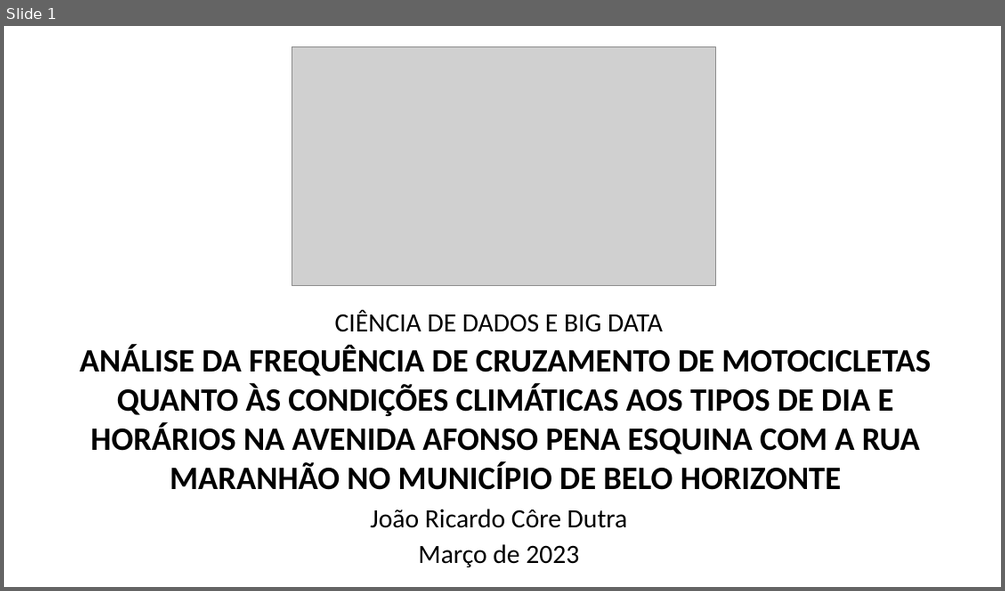
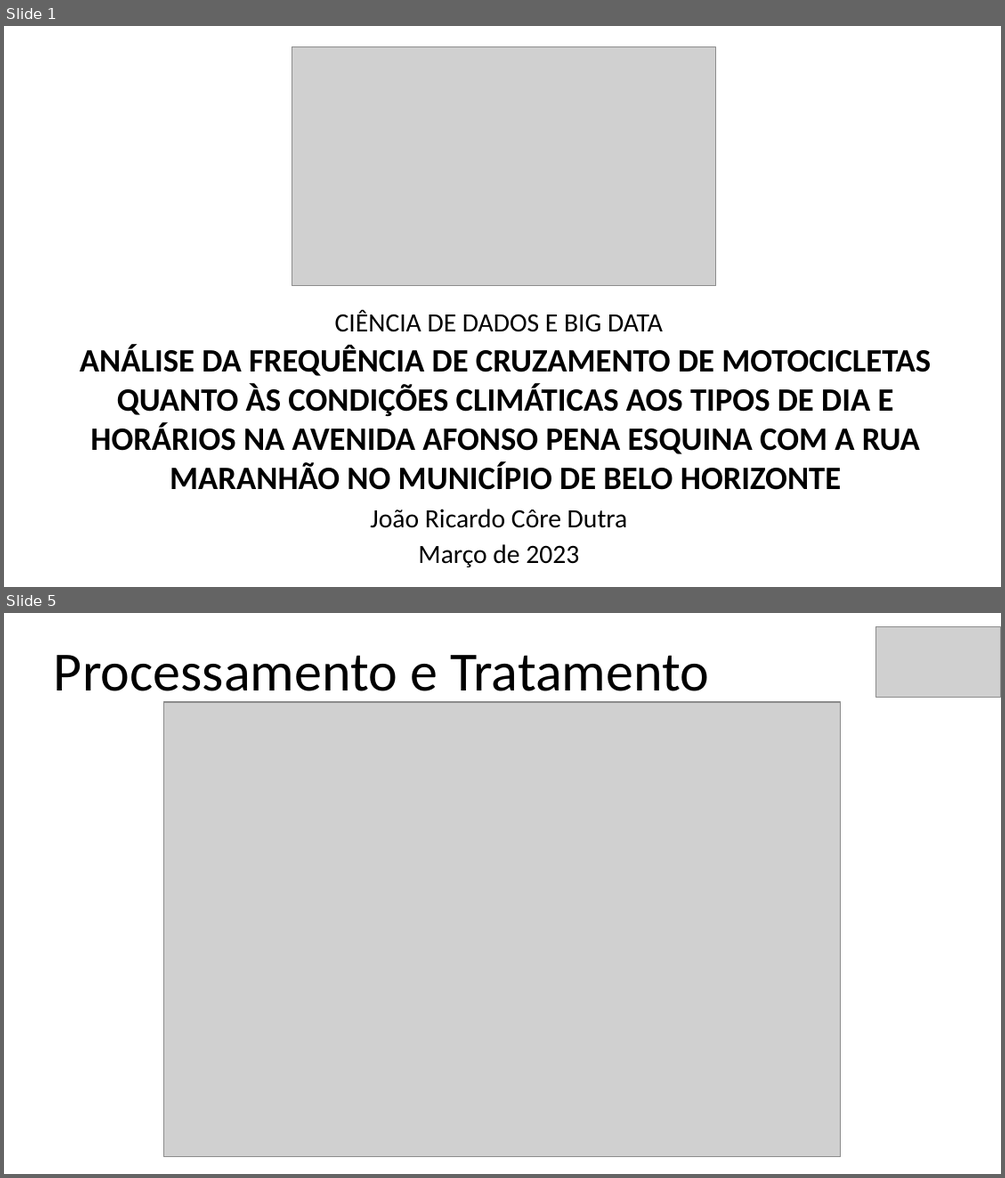
Before and after one commit to jrdutra/tcc_ciencia_de_dados_puc_minas, a slide deck: Apresentacao.odp. Shown one above the other, each under a label of ours: slide 1 before the commit, slides 1 and 5 after it; the slides between them are not shown. The pictures are 1005x591 and 1005x1178 pixels, drawn with LibreOffice and Linux fonts; fonts in the diff are those of the drawing; grey boxes stand for pictures. Boxes give left, top, right and bottom in pixels: in the first picture for what was removed or moved away, otherwise in the second. Text is boxed around its words. In the diff, an @@ line names an element or a change of style, - is before the commit and + after.

```diff
--- a/Apresentacao.odp
+++ b/Apresentacao.odp
@@ slide 5 added at (x1=4, y1=613, x2=1001, y2=1174), background #FFFFFF @@
@@ picture added at (x1=877, y1=627, x2=1001, y2=698) @@
@@ title added at (x1=54, y1=655, x2=709, y2=704), 44 pt, text #000000 @@
+Processamento e Tratamento
@@ picture added at (x1=164, y1=702, x2=841, y2=1156) @@
```
Also in this commit, not shown: 15 other slides added, 1 slide removed, 3 other files.
